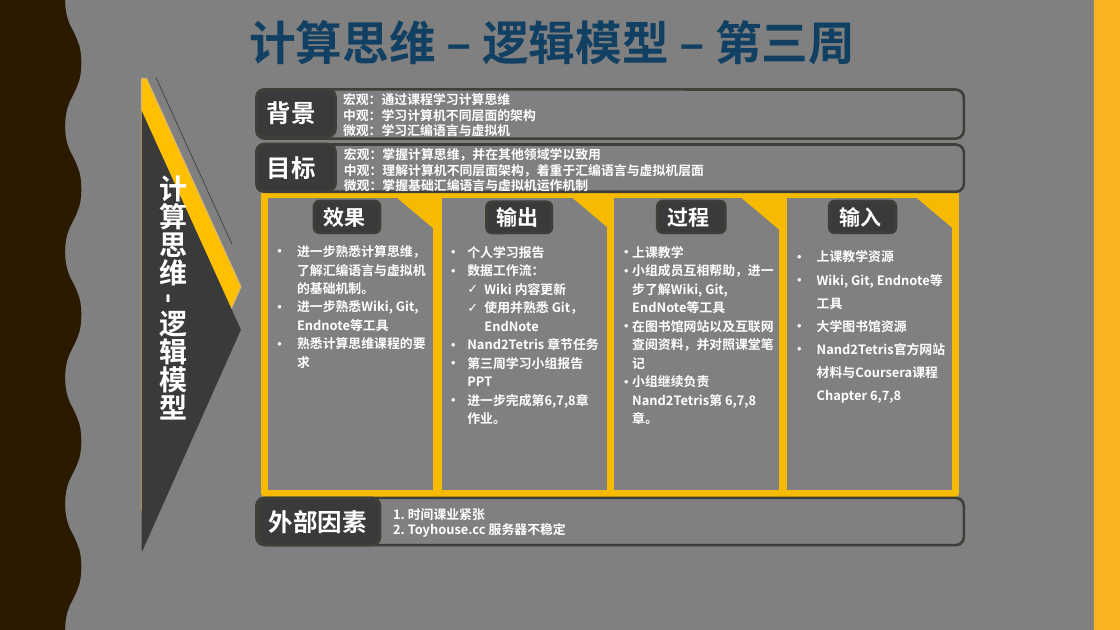
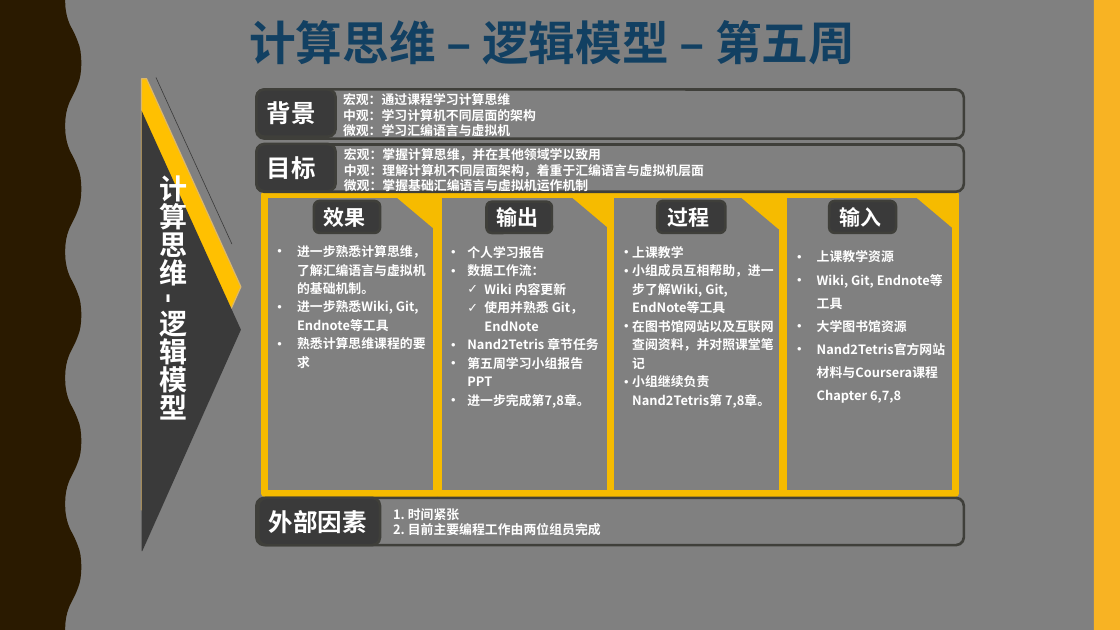
Before and after one commit to jisuansiwei2017/SDCT-2017-Fall, a slide deck: slide 1 of weekly_report/group5/report_group5_week5.pptx. Drawn at 1120x630 pixels with LibreOffice and Linux fonts; fonts in the diff are those of the drawing. Boxes give left, top, right and bottom in pixels: in the first picture for what was removed or moved away, otherwise in the second. Text is boxed around its words. In the diff, an @@ line names an element or a change of style, - is before the commit and + after.

```diff
--- a/weekly_report/group5/report_group5_week5.pptx
+++ b/weekly_report/group5/report_group5_week5.pptx
@@ text at [249, 20, 855, 64]: text changed @@
-计算思维 – 逻辑模型 – 第三周
+计算思维 – 逻辑模型 – 第五周
@@ text at [467, 357, 589, 408]: text changed @@
-  • 第三周学习小组报告PPT
-  • 进一步完成第6,7,8章作业。
+  • 第五周学习小组报告PPT
+  • 进一步完成第7,8章。
@@ text at [632, 375, 770, 408]: text changed @@
-• 小组继续负责Nand2Tetris第 6,7,8章。
+• 小组继续负责Nand2Tetris第 7,8章。
@@ text at [393, 508, 601, 535]: text changed @@
-1. 时间课业紧张
-2. Toyhouse.cc 服务器不稳定
+1. 时间紧张
+2. 目前主要编程工作由两位组员完成
```
